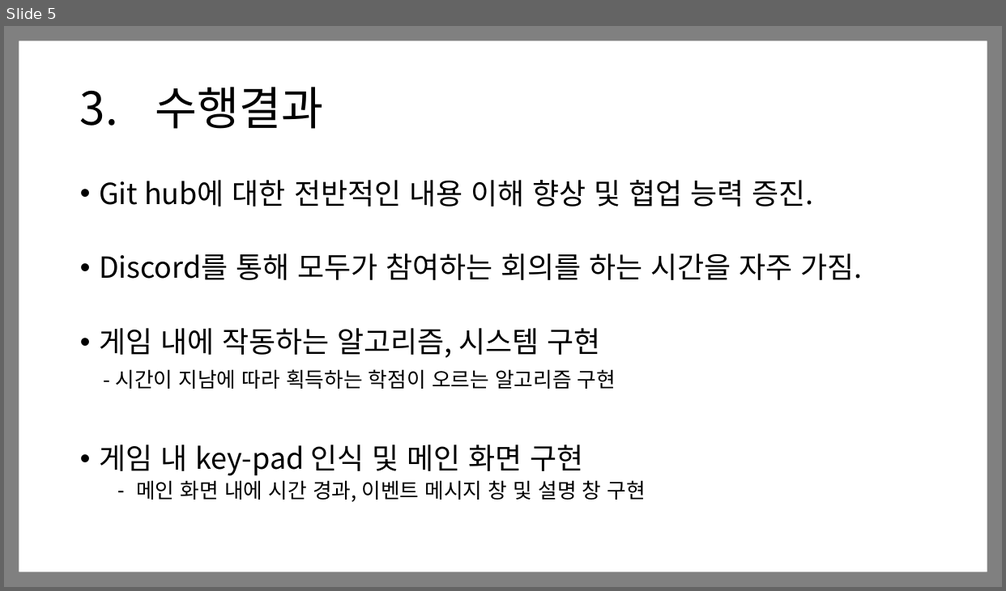
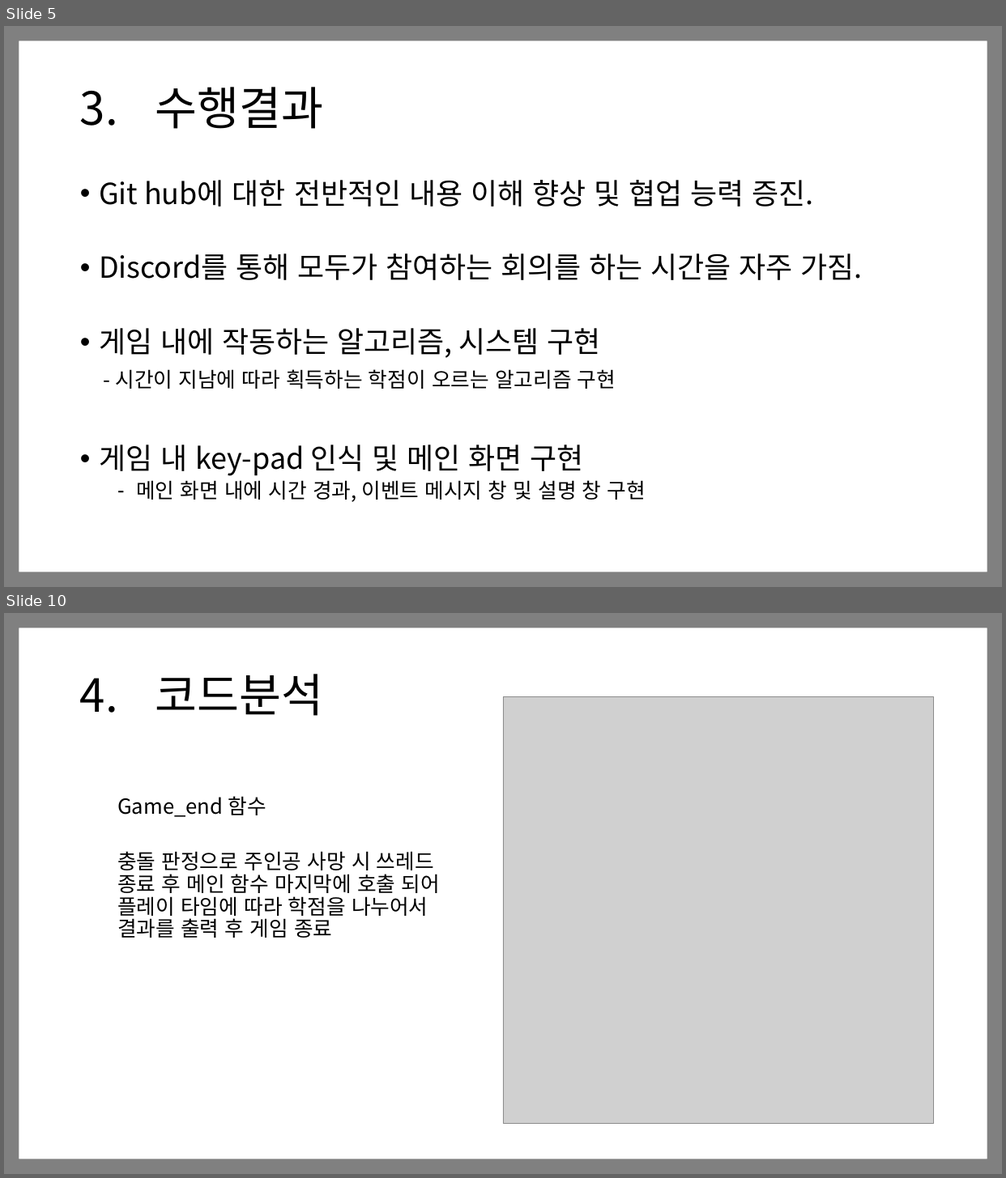
Before and after one commit to Sky-Titan/Team_Oldman, a slide deck: 문서/Team Oldman.pptx. Shown one above the other, each under a label of ours: slide 5 before the commit, slides 5 and 10 after it; the slides between them are not shown. The pictures are 1006x591 and 1006x1178 pixels, drawn with LibreOffice and Linux fonts; fonts in the diff are those of the drawing; grey boxes stand for pictures. Boxes give left, top, right and bottom in pixels: in the first picture for what was removed or moved away, otherwise in the second. Text is boxed around its words. In the diff, an @@ line names an element or a change of style, - is before the commit and + after.

Commit message:
ppt 코드 분석 추가

```diff
--- a/문서/Team Oldman.pptx
+++ b/문서/Team Oldman.pptx
@@ slide 10 added at box(4, 613, 1002, 1174), background #FFFFFF @@
@@ frame added at box(4, 613, 1002, 1174), fill #808080 @@
@@ title added at box(80, 674, 323, 716), 44 pt, text #000000 @@
+4. 코드분석
@@ picture added at box(503, 697, 934, 1123) @@
@@ text added at box(117, 796, 440, 938), 20 pt, text #000000 @@
+  Game_end 함수
+  충돌 판정으로 주인공 사망 시 쓰레드 종료 후 메인 함수 마지막에 호출 되어 플레이 타임에 따라 학점을 나누어서 결과를 출력 후 게임 종료
```
Also in this commit, not shown: 4 other slides added, 1 slide removed.
